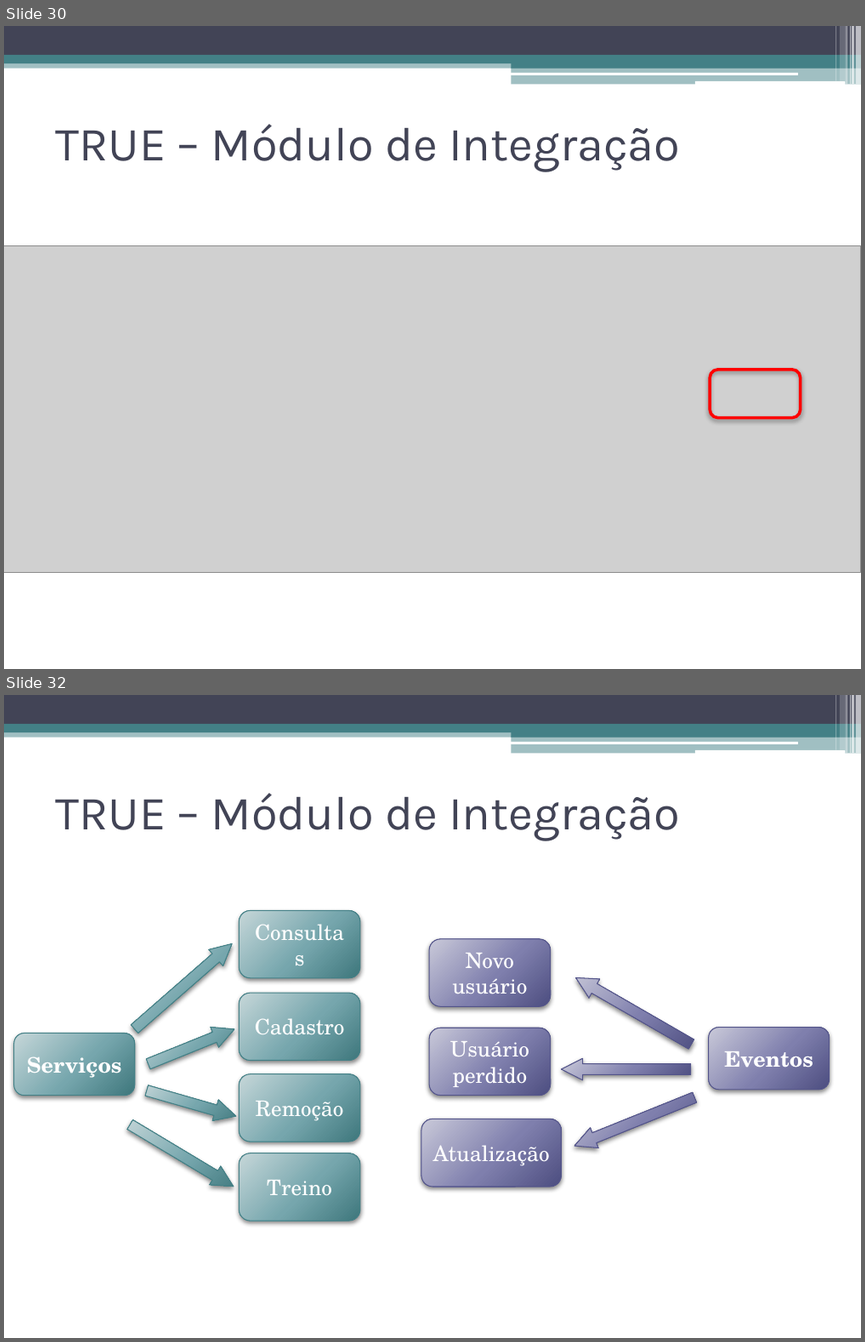
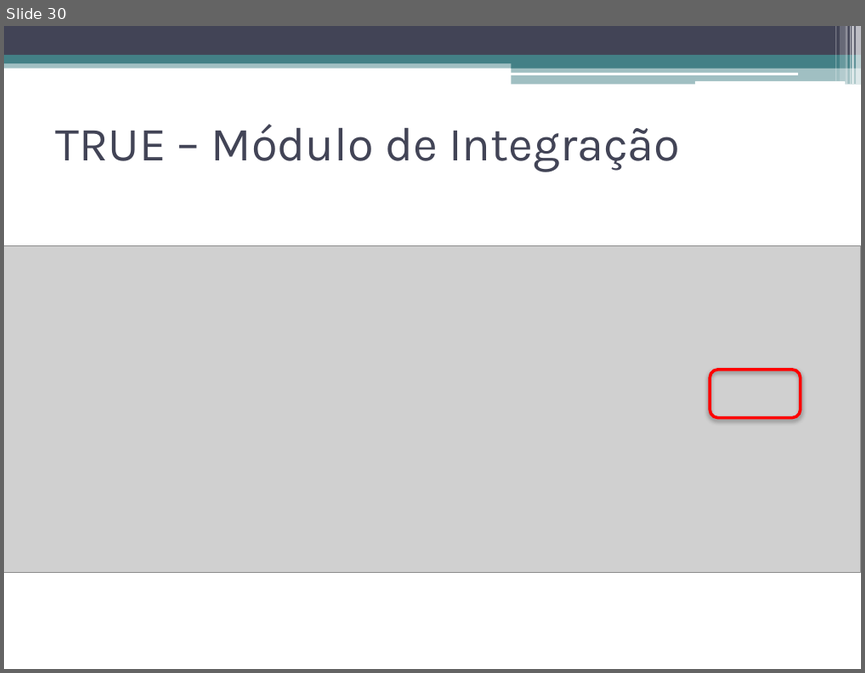
Before and after one commit to talesporto/Artigo-TRUE-SBCUP, a slide deck: apresentacao/ApresentacaoSBCUP.pptx. Shown one above the other, each under a label of ours: slides 30 and 32 before the commit, slide 30 after it; the slides between them are not shown. The pictures are 865x1342 and 865x673 pixels, drawn with LibreOffice and Linux fonts; fonts in the diff are those of the drawing; grey boxes stand for pictures. Boxes give left, top, right and bottom in pixels: in the first picture for what was removed or moved away, otherwise in the second. Text is boxed around its words. In the diff, an @@ line names an element or a change of style, - is before the commit and + after.

```diff
--- a/apresentacao/ApresentacaoSBCUP.pptx
+++ b/apresentacao/ApresentacaoSBCUP.pptx
@@ slide 32 removed at <box>4,695,861,1338</box>, background #FFFFFF; not listed: 13 template elements that a slide beside it also shows @@
@@ title removed at <box>55,793,680,840</box> @@
-TRUE – Módulo de Integração
@@ rounded rectangle removed at <box>239,910,359,978</box> @@
-Consultas
@@ right arrow removed at <box>128,936,239,1037</box> @@
@@ rounded rectangle removed at <box>429,939,550,1007</box> @@
-Novo usuário
@@ right arrow removed at <box>570,969,696,1053</box> @@
@@ rounded rectangle removed at <box>239,993,359,1060</box> @@
-Cadastro
@@ right arrow removed at <box>144,1019,238,1073</box> @@
@@ rounded rectangle removed at <box>14,1032,135,1095</box> @@
-Serviços
@@ rounded rectangle removed at <box>429,1027,550,1095</box> @@
-Usuário perdido
@@ rounded rectangle removed at <box>709,1027,829,1090</box> @@
-Eventos
@@ rounded rectangle removed at <box>239,1074,359,1141</box> @@
-Remoção
@@ right arrow removed at <box>561,1058,690,1080</box> @@
@@ right arrow removed at <box>143,1080,239,1126</box> @@
@@ right arrow removed at <box>570,1087,698,1156</box> @@
@@ right arrow removed at <box>125,1114,239,1195</box> @@
@@ rounded rectangle removed at <box>421,1118,561,1186</box> @@
-Atualização
@@ rounded rectangle removed at <box>239,1152,359,1220</box> @@
-Treino
```
Also in this commit, not shown: 2 slides changed, 3 other files.
